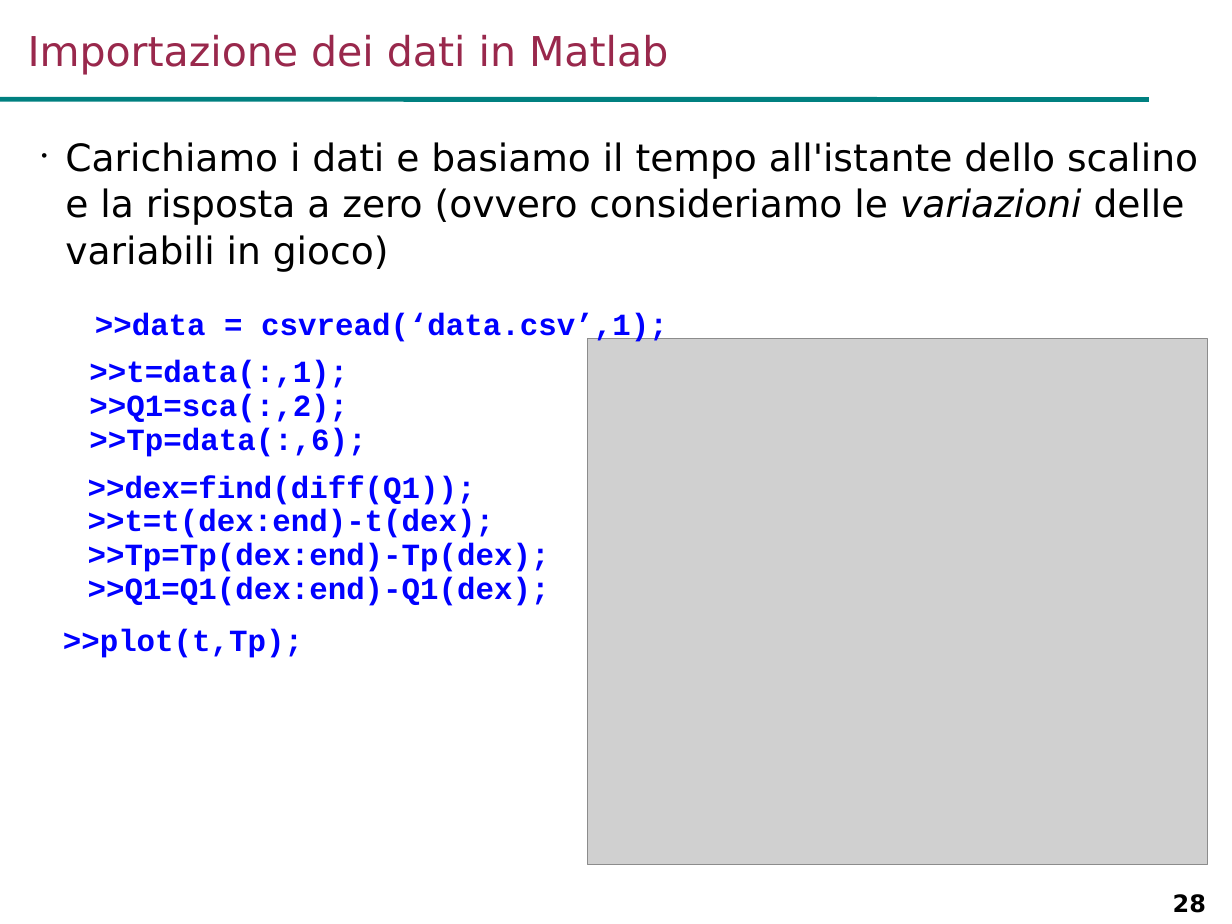
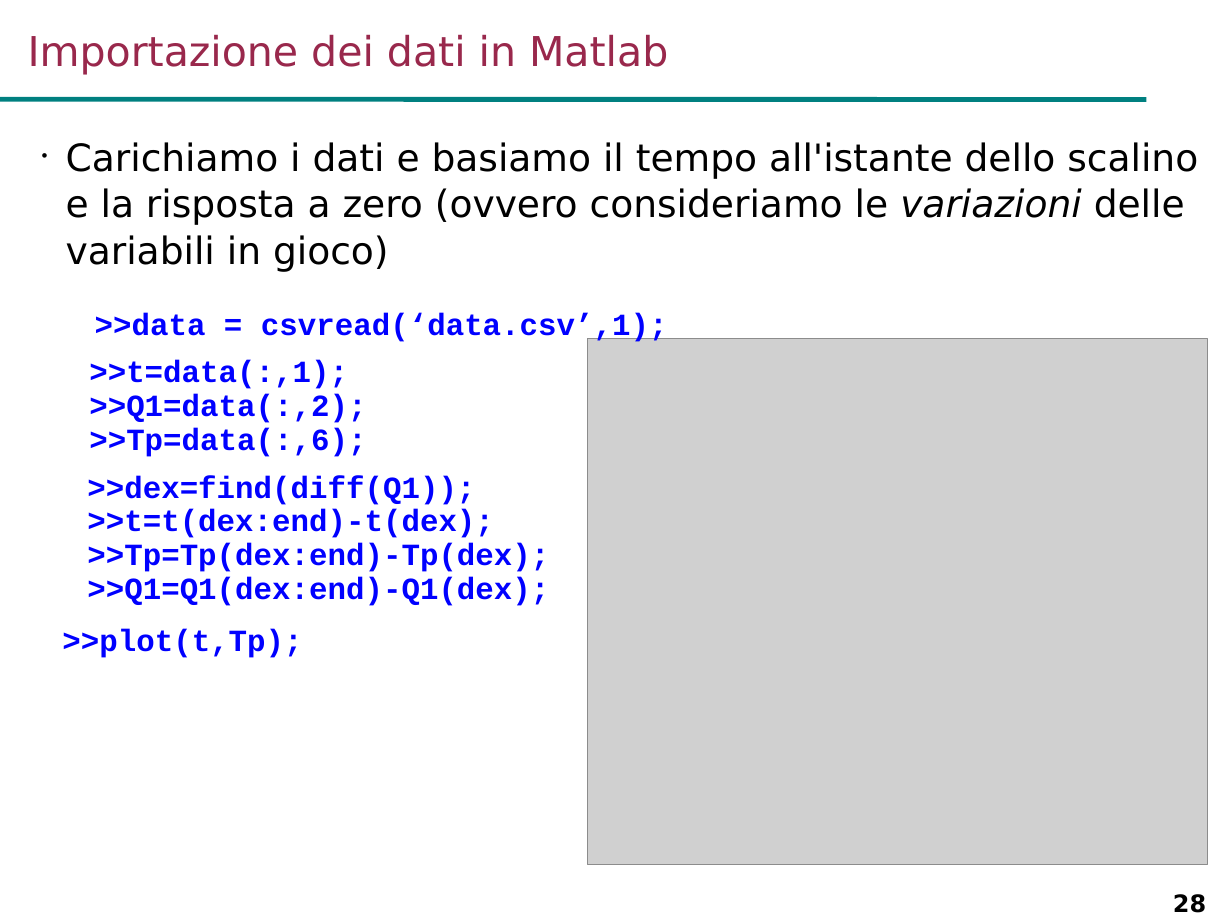
Before and after one commit to looms-polimi/FdA_Lab, a slide deck: slide 28 of FdA_courseware/FdA_Lab1.ppt. Drawn at 1232x924 pixels with LibreOffice and Linux fonts; fonts in the diff are those of the drawing; grey boxes stand for pictures; background and template pictures are left out. Boxes give left, top, right and bottom in pixels: in the first picture for what was removed or moved away, otherwise in the second. Text is boxed around its words. In the diff, an @@ line names an element or a change of style, - is before the commit and + after.

```diff
--- a/FdA_courseware/FdA_Lab1.ppt
+++ b/FdA_courseware/FdA_Lab1.ppt
@@ text at (89, 394, 366, 423): text changed @@
-      >>Q1=sca(:,2);
+      >>Q1=data(:,2);
```
Also in this commit, not shown: 16 other slides changed, 1 other file.
